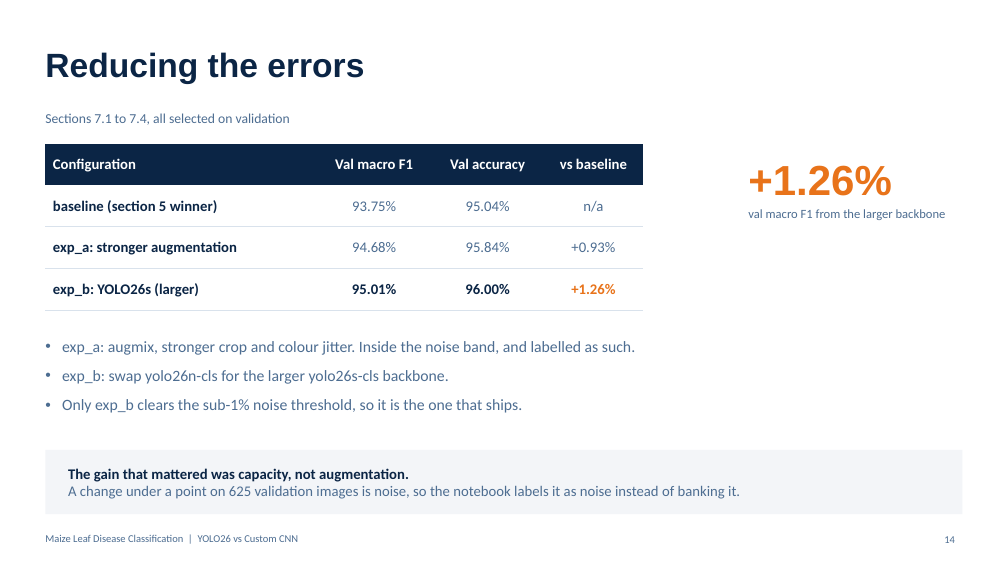
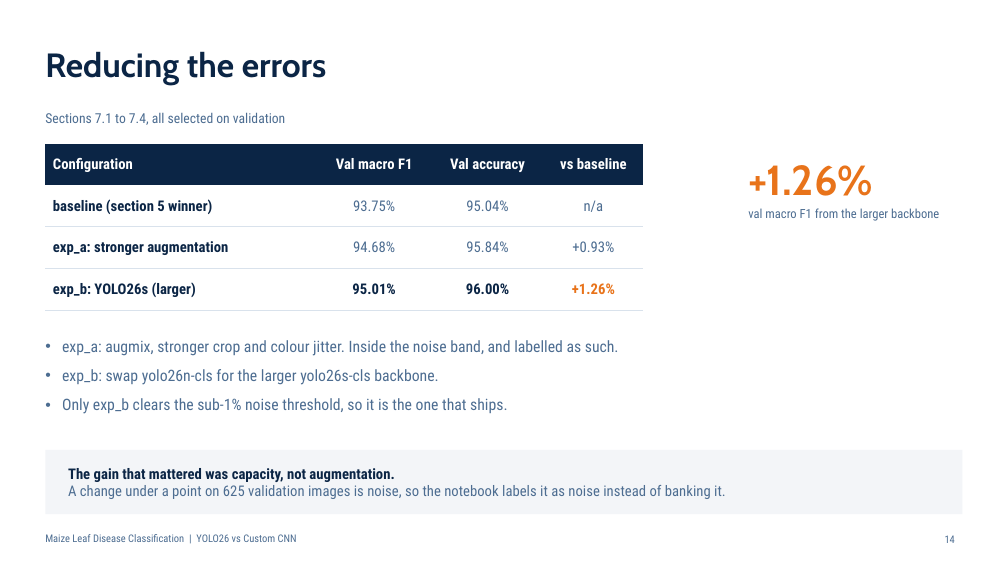
Before and after one commit to WillardDev/Maize-Disease-Detection, a slide deck: slide 14 of maize_disease.pptx. Drawn at 1008x567 pixels with LibreOffice and Linux fonts; fonts in the diff are those of the drawing. Boxes give left, top, right and bottom in pixels: in the first picture for what was removed or moved away, otherwise in the second. Text is boxed around its words. In the diff, an @@ line names an element or a change of style, - is before the commit and + after.

```diff
--- a/maize_disease.pptx
+++ b/maize_disease.pptx
@@ title "Reducing the errors" at <box>45,51,327,85</box>: font Arial to Cabin @@
@@ table at <box>45,144,643,301</box> @@
@@ font Calibri to Roboto Condensed @@
@@ text "+1.26%" at <box>748,165,873,196</box>: font Arial to Cabin @@
@@ font Calibri to Roboto Condensed in 6 elements at <box>45,112,285,125</box>, <box>748,208,939,221</box>, <box>62,340,619,414</box>, <box>68,468,726,499</box>, <box>945,535,955,543</box>, <box>45,534,297,542</box> @@
```
Also in this commit, not shown: 17 other slides changed, 1 slide added, 1 slide removed.
